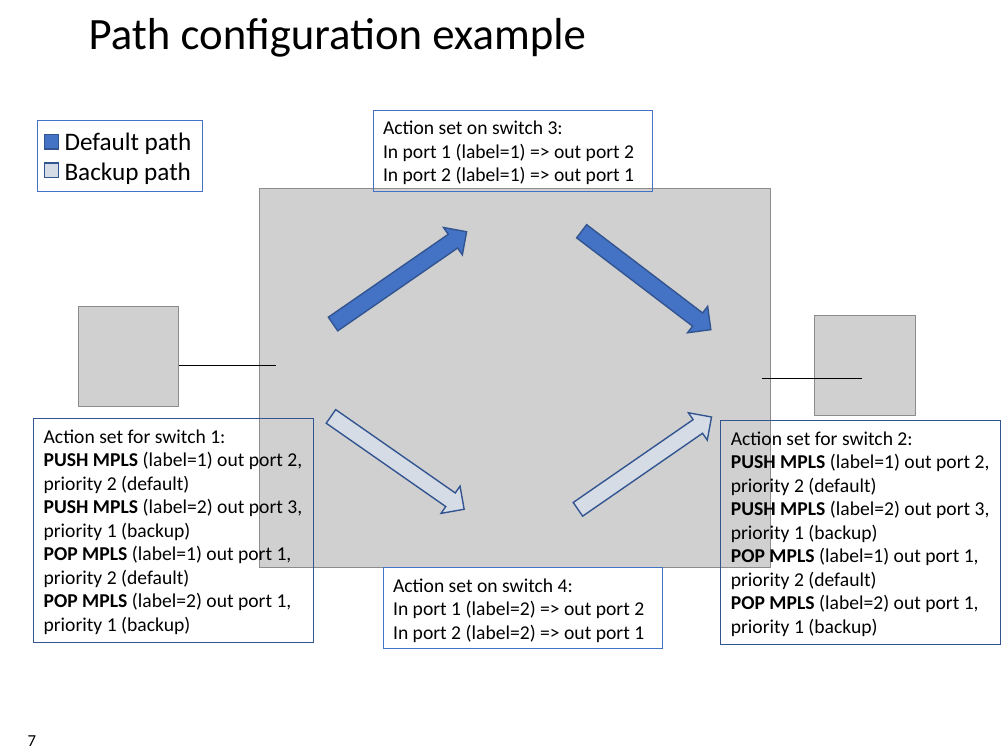
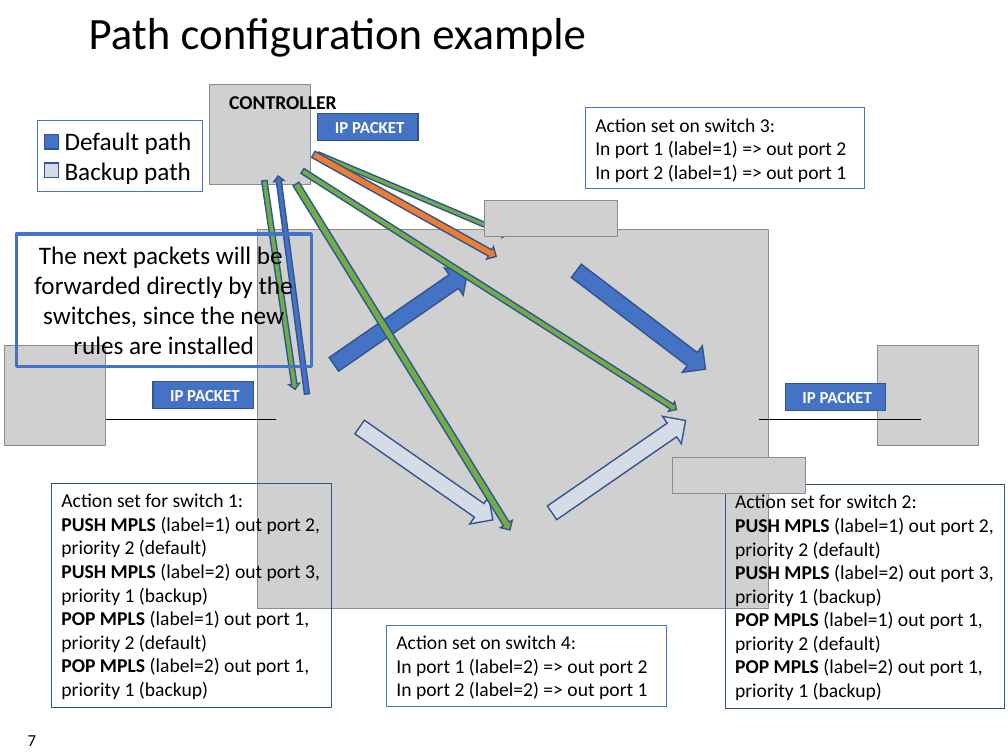
Before and after one commit to xdl907/switching-and-routing-project, a slide deck: slide 7 of template_project_exam__1_.pptx. Drawn at 1008x756 pixels with LibreOffice and Linux fonts; fonts in the diff are those of the drawing; grey boxes stand for pictures; background and template pictures are left out. Boxes give left, top, right and bottom in pixels: in the first picture for what was removed or moved away, otherwise in the second. Text is boxed around its words. In the diff, an @@ line names an element or a change of style, - is before the commit and + after.

```diff
--- a/template_project_exam__1_.pptx
+++ b/template_project_exam__1_.pptx
@@ picture added at [210,85,310,185] @@
@@ text added at [229,92,336,114], 14 pt, text #000000, bold @@
+CONTROLLER
@@ rectangle added at [318,114,418,141], fill #4472C4, outline #325491 1 pt @@
@@ rectangle "Action set on switch 3:": place and size @@
-rectangle "Action set on switch 3:" at [373,110,652,192]
+rectangle "Action set on switch 3:" at [586,108,865,190]
@@ right arrow added at [310,148,500,263], fill #ED7D31, outline #325491 1 pt @@
@@ text added at [335,122,404,133], 12 pt, text #FFFFFF, bold @@
+IP PACKET
@@ right arrow added at [273,176,312,395], fill #4472C4, outline #325491 1 pt @@
@@ right arrow added at [300,166,680,414], fill #70AD47, outline #325491 1 pt @@
@@ right arrow added at [316,150,510,239], fill #70AD47, outline #325491 1 pt @@
@@ right arrow added at [259,180,301,390], fill #70AD47, outline #325491 1 pt @@
@@ right arrow added at [290,180,515,533], fill #70AD47, outline #325491 1 pt @@
@@ picture added at [484,201,617,237] @@
@@ rectangle added at [16,234,311,366], outline #4472C4 2.25 pt, 18 pt, text #000000 @@
+The next packets will be
+forwarded directly by the switches, since the new rules are installed
@@ picture: place and size @@
-picture at [259,188,770,568]
+picture at [258,230,769,609]
@@ down arrow: place and size @@
-down arrow at [323,218,476,338]
+down arrow at [324,258,477,378]
@@ down arrow: place and size @@
-down arrow at [572,218,721,343]
+down arrow at [566,258,715,382]
@@ picture: place and size @@
-picture at [79,306,179,407]
+picture at [5,345,106,446]
@@ picture: place and size @@
-picture at [814,316,915,416]
+picture at [878,345,979,446]
@@ rectangle added at [153,381,254,408], fill #4472C4, outline #325491 1 pt @@
@@ rectangle added at [785,384,886,411], fill #4472C4, outline #325491 1 pt @@
@@ line moved from (128, 366) - (276, 366) to (93, 419) - (276, 419) @@
@@ text added at [170,390,239,401], 12 pt, text #FFFFFF, bold @@
+IP PACKET
@@ down arrow: place and size @@
-down arrow at [322,403,474,523]
+down arrow at [350,413,502,533]
@@ down arrow: place and size @@
-down arrow at [568,403,721,523]
+down arrow at [542,406,695,526]
@@ line moved from (762, 378) - (862, 378) to (759, 419) - (921, 419) @@
@@ text added at [802,392,872,403], 12 pt, text #FFFFFF, bold @@
+IP PACKET
@@ picture added at [673,458,806,494] @@
@@ rectangle "Action set for switch 1: ...": place and size @@
-rectangle "Action set for switch 1: ..." at [33,418,313,642]
+rectangle "Action set for switch 1: ..." at [51,484,332,708]
@@ rectangle "Action set for switch 2: ...": place and size @@
-rectangle "Action set for switch 2: ..." at [721,420,1000,644]
+rectangle "Action set for switch 2: ..." at [725,485,1004,709]
@@ rectangle "Action set on switch 4:": place and size @@
-rectangle "Action set on switch 4:" at [383,568,662,649]
+rectangle "Action set on switch 4:" at [386,625,665,707]
```
Also in this commit, not shown: 2 other slides changed, 1 slide removed.
